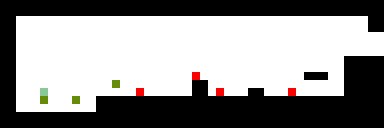
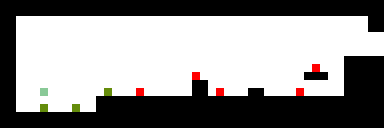
Comparing the layer stacks of the two 384 x 128 images. Changes:
painted on "图层 1" over [40, 64, 320, 112]
